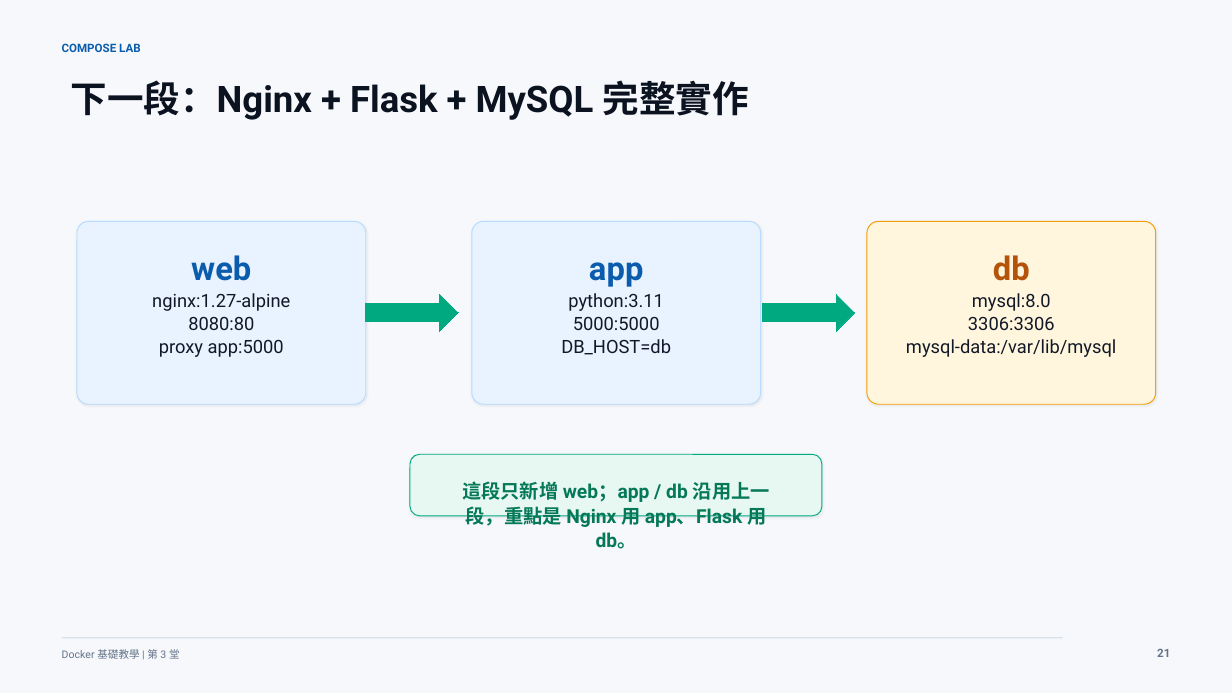
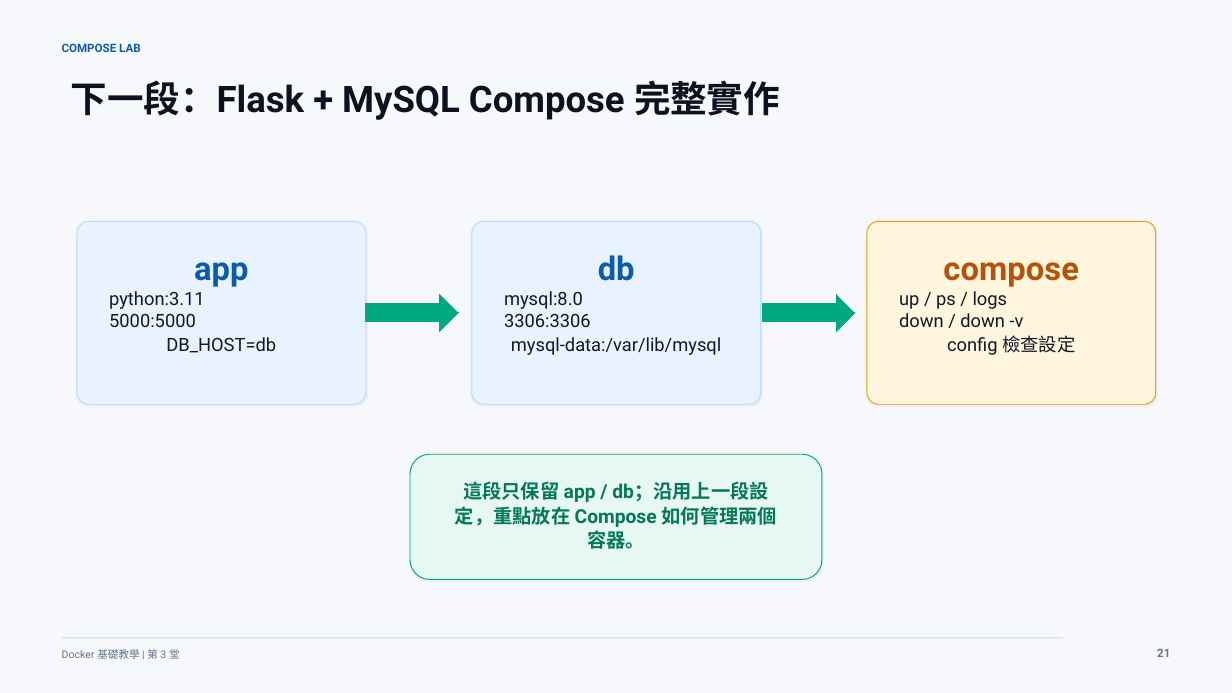
Before and after one commit to lalalalaluk/docker-practice, a slide deck: slide 31 of slides/docker-session3-mysql-compose.pptx (slide 29 before the commit). Drawn at 1232x693 pixels with LibreOffice and Linux fonts; fonts in the diff are those of the drawing. Boxes give left, top, right and bottom in pixels: in the first picture for what was removed or moved away, otherwise in the second. Text is boxed around its words. In the diff, an @@ line names an element or a change of style, - is before the commit and + after.

```diff
--- a/slides/docker-session3-mysql-compose.pptx
+++ b/slides/docker-session3-mysql-compose.pptx
@@ text at box(71, 80, 780, 120): text changed @@
-下一段：Nginx + Flask + MySQL 完整實作
+下一段：Flask + MySQL Compose 完整實作
@@ text at box(194, 262, 248, 287): text changed @@
-web
+app
@@ text at box(598, 255, 635, 281): text changed @@
-app
+db
@@ text at box(943, 262, 1078, 287): text changed @@
-db
+compose
@@ text at box(109, 291, 276, 353): text changed @@
-nginx:1.27-alpine
-8080:80
-proxy app:5000
+python:3.11
+5000:5000
+DB_HOST=db
@@ text at box(504, 291, 721, 355): text changed @@
-python:3.11
-5000:5000
-DB_HOST=db
+mysql:8.0
+3306:3306
+mysql-data:/var/lib/mysql
@@ text at box(899, 291, 1075, 355): text changed @@
-mysql:8.0
-3306:3306
-mysql-data:/var/lib/mysql
+up / ps / logs
+down / down -v
+config 檢查設定
@@ rounded rectangle: place and size @@
-rounded rectangle at box(410, 455, 823, 517)
+rounded rectangle at box(410, 455, 823, 579)
@@ text at box(455, 481, 777, 549): text changed @@
-這段只新增 web；app / db 沿用上一段，重點是 Nginx 用 app、Flask 用 db。
+這段只保留 app / db；沿用上一段設定，重點放在 Compose 如何管理兩個容器。
```
Also in this commit, not shown: 13 other slides changed, 2 slides added, 27 slides removed.
